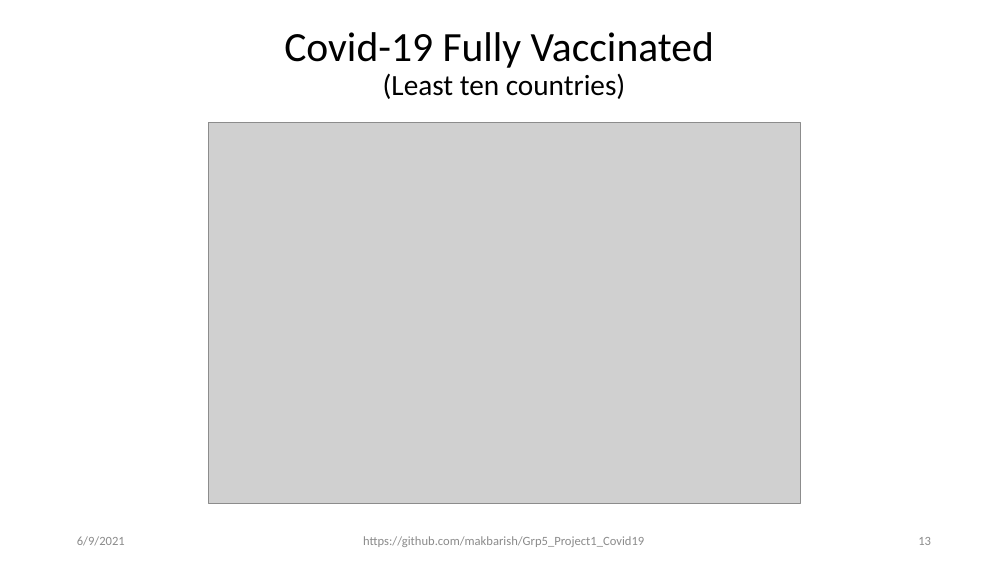
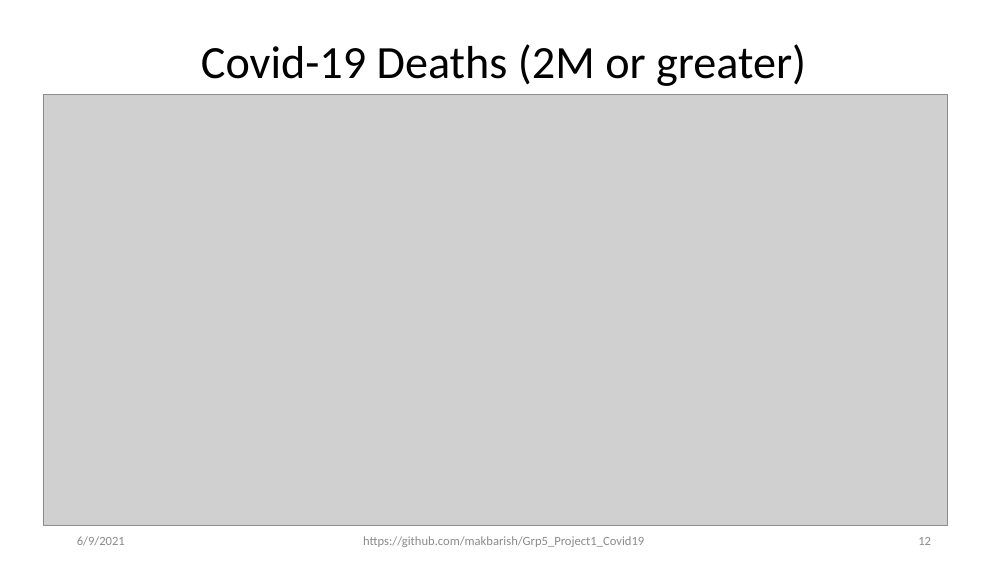
Before and after one commit to makbarish/Grp5_Project1_Covid19, a slide deck: slide 12 of Clay/Novel_Corona_Virus_2019_v2.pptx (slide 13 before the commit). Drawn at 1008x567 pixels with LibreOffice and Linux fonts; fonts in the diff are those of the drawing; grey boxes stand for pictures. Boxes give left, top, right and bottom in pixels: in the first picture for what was removed or moved away, otherwise in the second. Text is boxed around its words. In the diff, an @@ line names an element or a change of style, - is before the commit and + after.

```diff
--- a/Clay/Novel_Corona_Virus_2019_v2.pptx
+++ b/Clay/Novel_Corona_Virus_2019_v2.pptx
@@ title at box(201, 44, 806, 86): text changed; size 39.6 to 44 pt @@
-Covid-19 Fully Vaccinated
-(Least ten countries)
+Covid-19 Deaths (2M or greater)
@@ picture: place and size @@
-picture at box(209, 123, 801, 503)
+picture at box(43, 95, 948, 526)
```
Also in this commit, not shown: 5 other slides changed.
